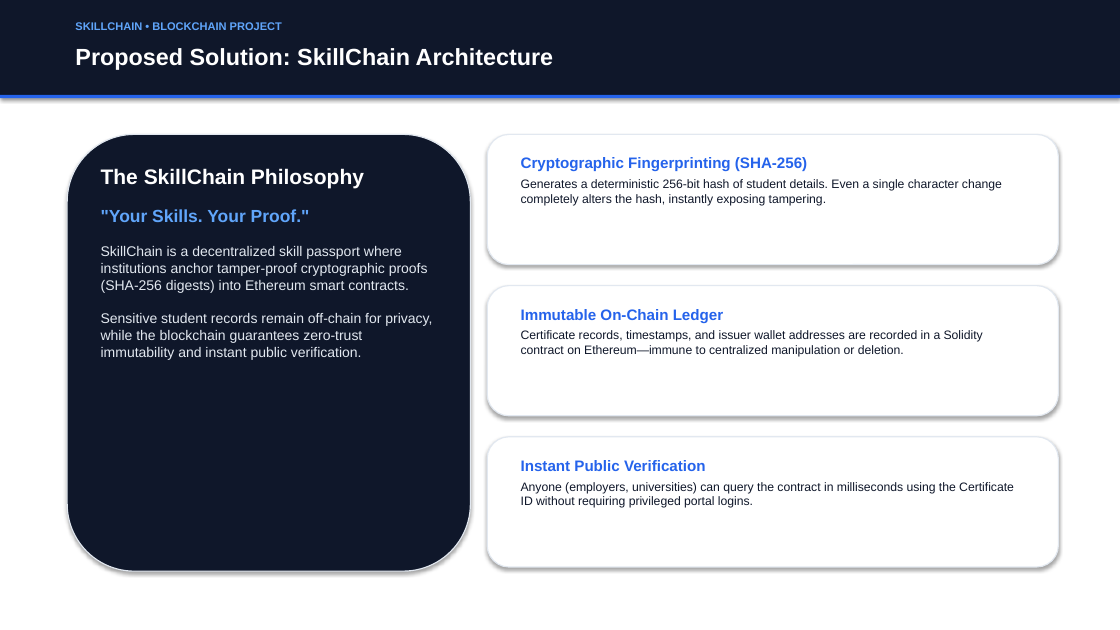
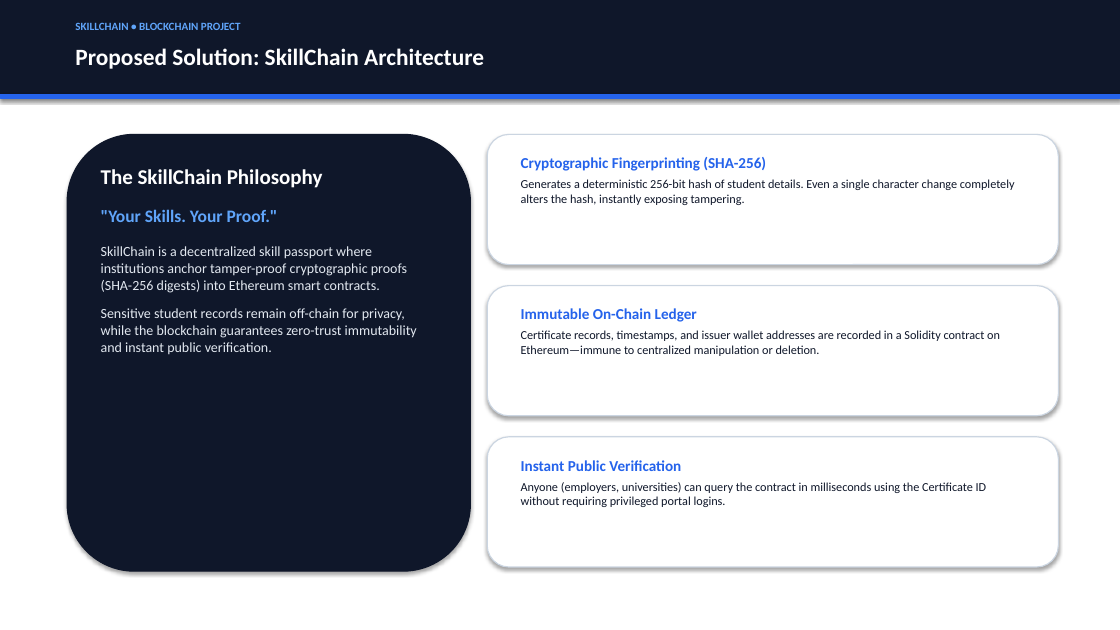
Before and after one commit to saksham1126/SkillChain, a slide deck: slide 4 of SkillChain_Presentation.pptx. Drawn at 1120x630 pixels with LibreOffice and Linux fonts; fonts in the diff are those of the drawing. Boxes give left, top, right and bottom in pixels: in the first picture for what was removed or moved away, otherwise in the second. Text is boxed around its words. In the diff, an @@ line names an element or a change of style, - is before the commit and + after.

Commit message:
fix: resolve XML formatting issues in presentation PPTX

```diff
--- a/SkillChain_Presentation.pptx
+++ b/SkillChain_Presentation.pptx
@@ rectangle at (0,0,1120,97): outline none to #0F172A 0.75 pt @@
@@ rectangle at (0,95,1120,98): outline none to #2563EB 0.75 pt @@
@@ rounded rectangle at (67,134,471,571): outline #E2E8F0 1 pt to #0F172A 1 pt @@
@@ text at (101,169,323,222): font Arial to Calibri in "The SkillChain Philosophy", ""Your Skills. Your Proof."" @@
@@ text at (101,246,417,355): text changed; font Arial to Calibri @@
-SkillChain is a decentralized skill passport where institutions anchor tamper-proof cryptographic proofs (SHA-256 digests) into Ethereum smart contracts.
-Sensitive student records remain off-chain for privacy, while the blockchain guarantees zero-trust immutability and instant public verification.
+SkillChain is a decentralized skill passport where institutions anchor tamper-proof cryptographic proofs (SHA-256 digests) into Ethereum smart contracts.
+Sensitive student records remain off-chain for privacy, while the blockchain guarantees zero-trust immutability and instant public verification.
@@ outline #E2E8F0 1 pt to #CBD5E1 1 pt in 3 elements at (487,134,1059,265), (487,286,1059,416), (487,437,1059,567) @@
@@ font Arial to Calibri; more space between paragraphs in 5 elements at (75,22,241,30), (75,48,484,69), (521,157,1015,205), (521,308,1000,356), (521,460,987,507) @@
```
Also in this commit, not shown: 11 other slides changed, 1 other file.
